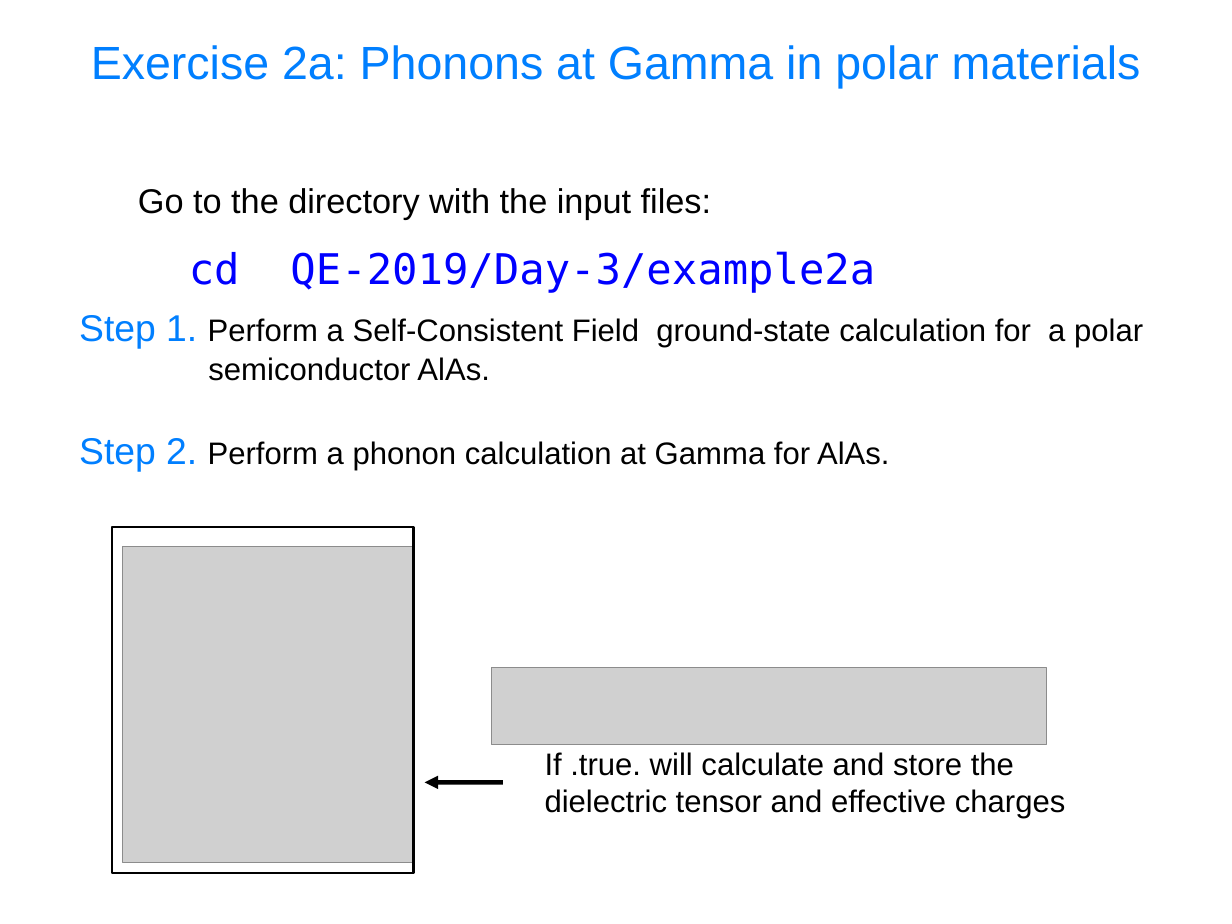
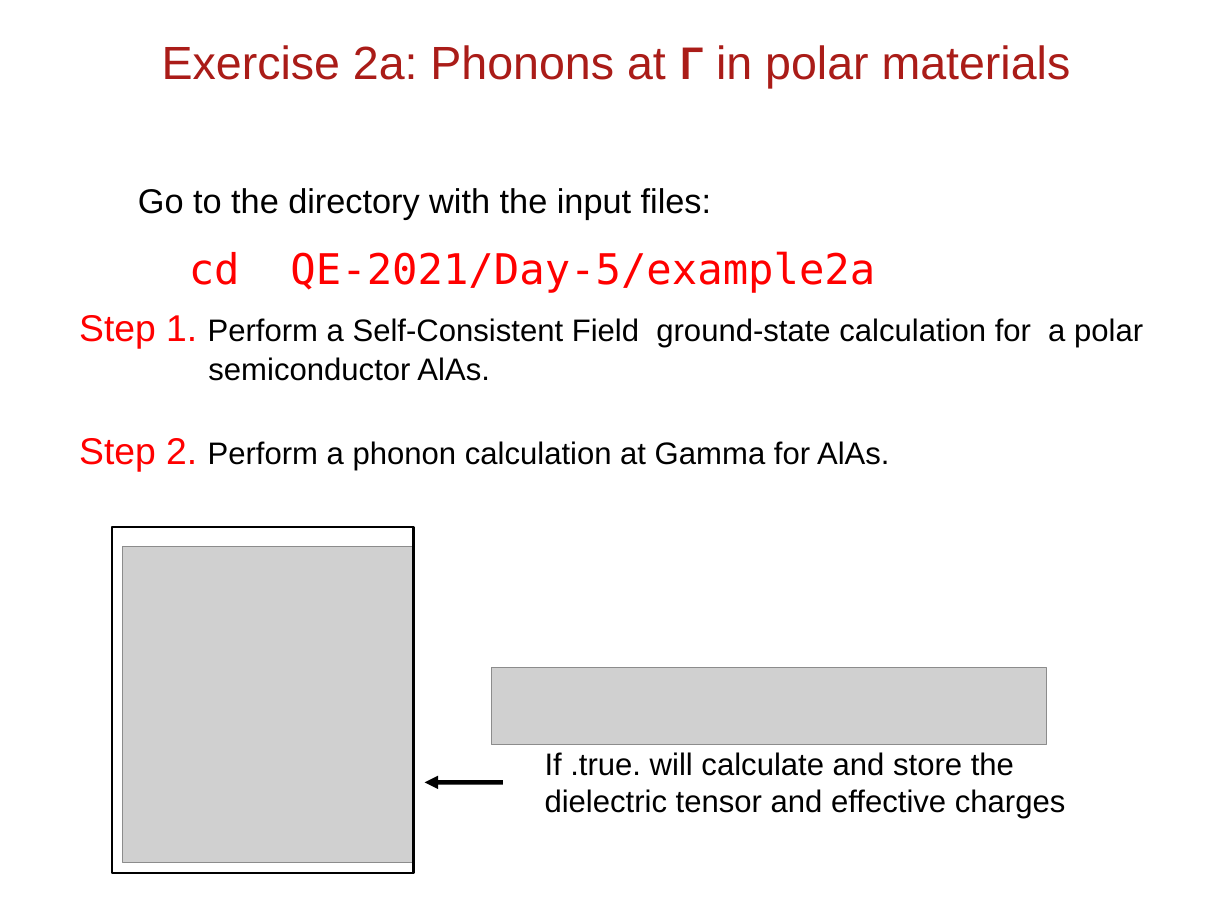
Before and after one commit to thepranab/materials-for-max-qe2021-online-school, a slide deck: slide 34 of slides.sources/handson-day5.odp. Drawn at 1232x924 pixels with LibreOffice and Linux fonts; fonts in the diff are those of the drawing; grey boxes stand for pictures. Boxes give left, top, right and bottom in pixels: in the first picture for what was removed or moved away, otherwise in the second. Text is boxed around its words. In the diff, an @@ line names an element or a change of style, - is before the commit and + after.

```diff
--- a/slides.sources/handson-day5.odp
+++ b/slides.sources/handson-day5.odp
@@ title at (x1=162, y1=45, x2=1071, y2=89): text changed; text colour #007FFF to #AA1C18 @@
-Exercise 2a: Phonons at Gamma in polar materials
+Exercise 2a: Phonons at Γ in polar materials
@@ text at (x1=189, y1=251, x2=875, y2=293): text changed; text colour #0000FF to #FF0000 @@
-cd QE-2019/Day-3/example2a
+cd QE-2021/Day-5/example2a
@@ text "Step 1. Perform a Self-Consistent ..." at (x1=79, y1=315, x2=1143, y2=381): text colour #007FFF to #FF0000 in "Step 1." @@
@@ text "Step 2. Perform a phonon ..." at (x1=79, y1=438, x2=890, y2=472): text colour #007FFF to #FF0000 in "Step 2." @@
```
Also in this commit, not shown: 43 other slides changed, 3 slides added, 1 slide removed, 3 other files.
